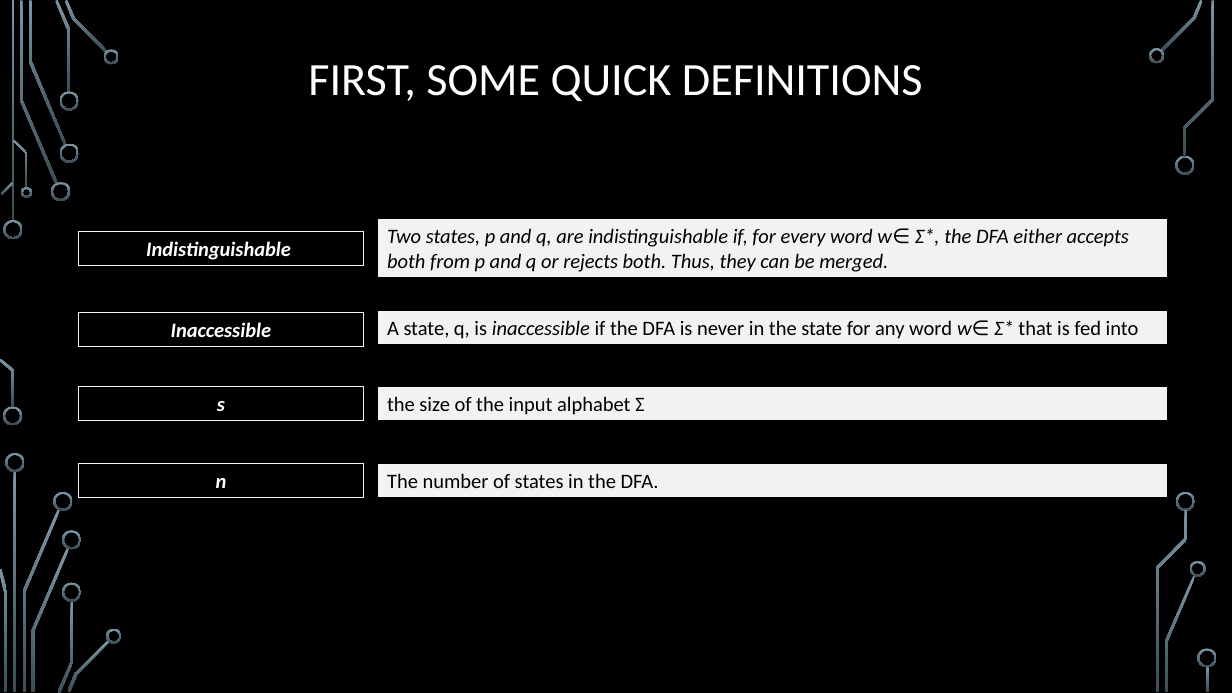
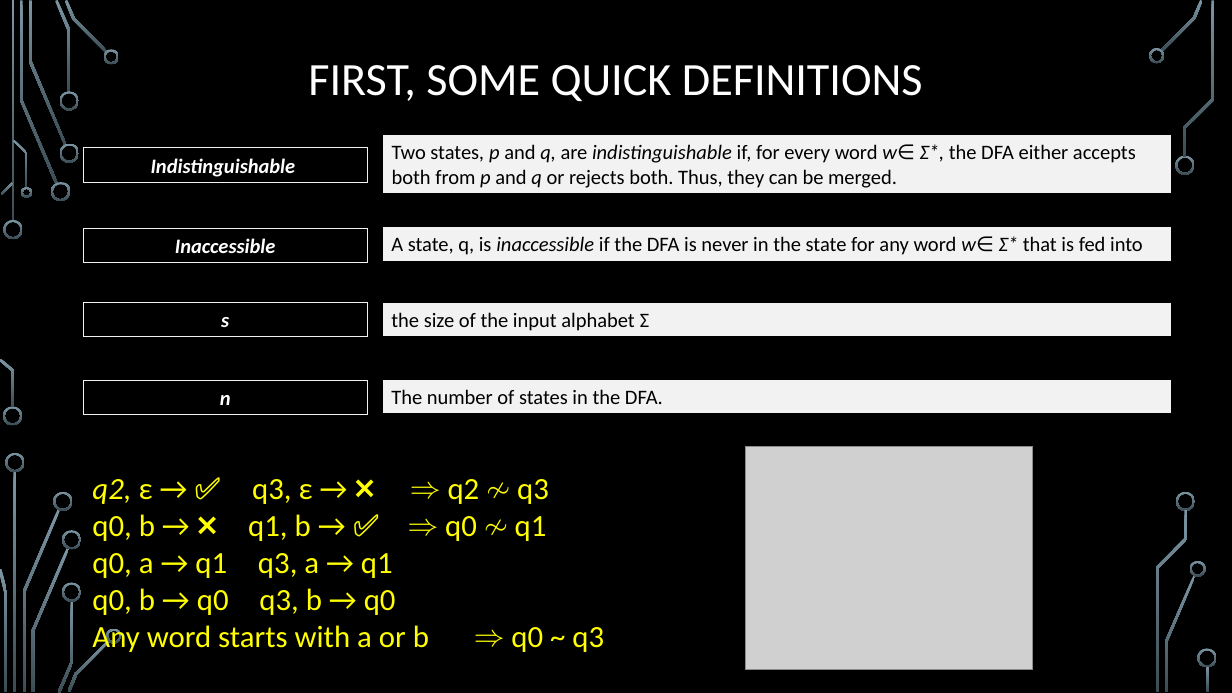
Before and after one commit to markfloryan/advalgo_projects, a slide deck: slide 5 of projects/13-Hopcroft/slides/presentation_hopcrofts.pptx. Drawn at 1232x693 pixels with LibreOffice and Linux fonts; fonts in the diff are those of the drawing; grey boxes stand for pictures; background and template pictures are left out. Boxes give left, top, right and bottom in pixels: in the first picture for what was removed or moved away, otherwise in the second. Text is boxed around its words. In the diff, an @@ line names an element or a change of style, - is before the commit and + after.

Commit message:
update presentation slides

```diff
--- a/projects/13-Hopcroft/slides/presentation_hopcrofts.pptx
+++ b/projects/13-Hopcroft/slides/presentation_hopcrofts.pptx
@@ rectangle "Two states, p and q, ..." at <box>383,135,1173,194</box>: italic off in "Two states, and are if, for every ..." @@
@@ 8 rectangles: place and size @@
-8 rectangles at <box>79,218,1168,498</box>
+8 rectangles at <box>83,135,1173,414</box>
@@ picture added at <box>746,446,1033,670</box> @@
@@ text added at <box>92,479,604,655</box>, 24 pt, text #FFFF00 @@
+q2, ε → ✅ q3, ε → ❌ ⇒ q2 ≁ q3
+q0, b → ❌ q1, b → ✅ ⇒ q0 ≁ q1
+q0, a → q1 q3, a → q1
+q0, b → q0 q3, b → q0
+Any word starts with a or b ⇒ q0 ~ q3
```
Also in this commit, not shown: 2 other slides changed.
